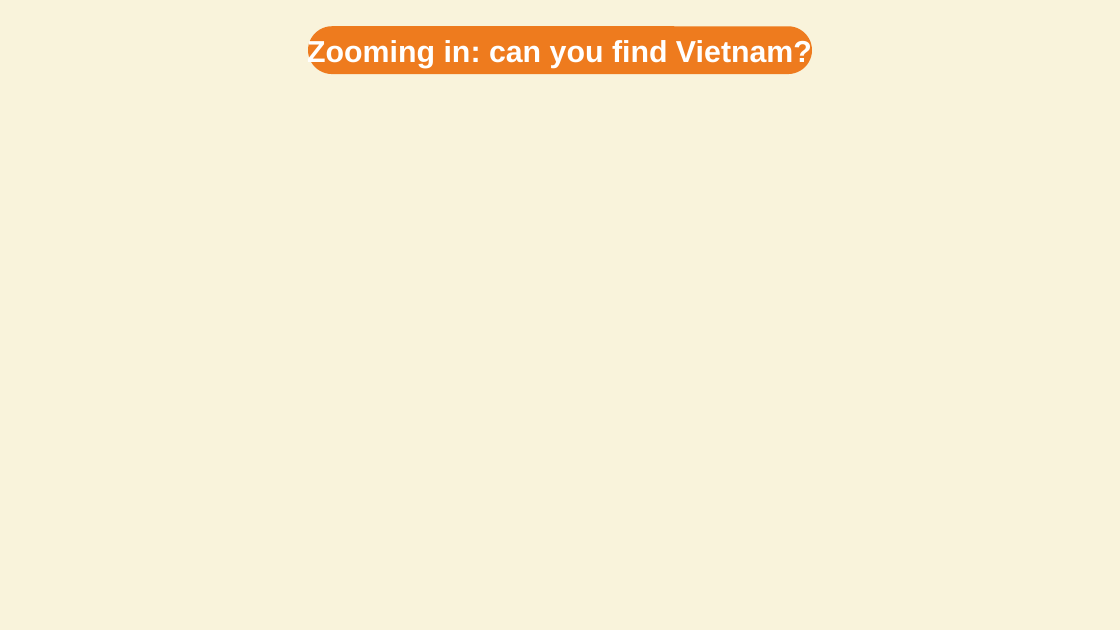
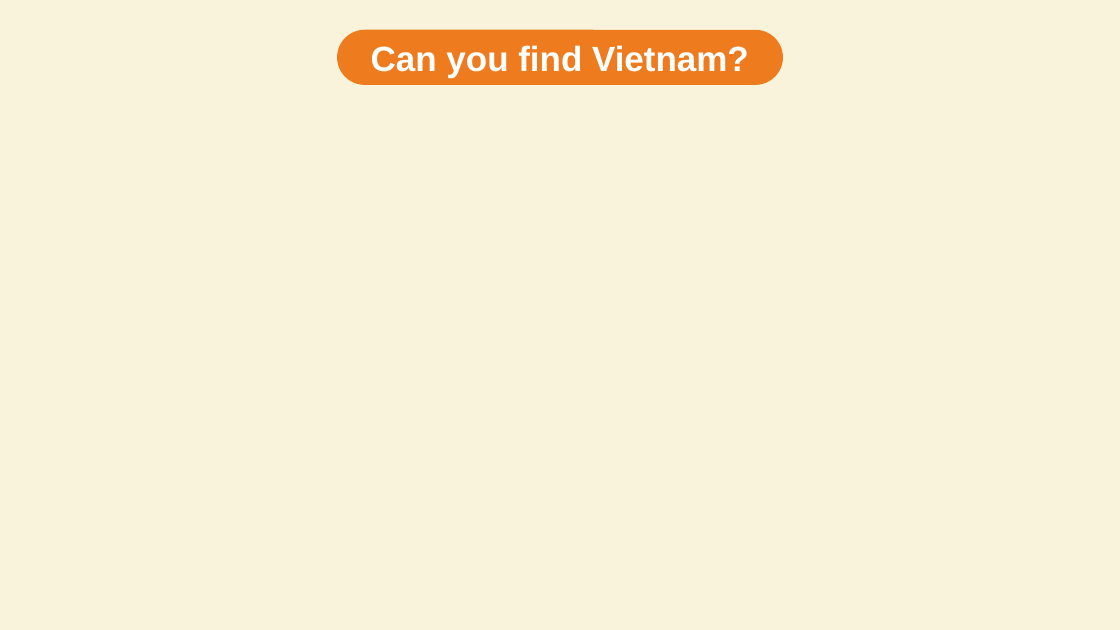
Before and after one commit to 5ubramAn007/sam-deck-host, a slide deck: slide 11 of sam_journey.pptx. Drawn at 1120x630 pixels with LibreOffice and Linux fonts; fonts in the diff are those of the drawing; background and template pictures are left out. Boxes give left, top, right and bottom in pixels: in the first picture for what was removed or moved away, otherwise in the second. Text is boxed around its words. In the diff, an @@ line names an element or a change of style, - is before the commit and + after.

```diff
--- a/sam_journey.pptx
+++ b/sam_journey.pptx
@@ rounded rectangle "Can you find Vietnam?": place and size @@
-rounded rectangle "Can you find Vietnam?" at bbox=[308, 26, 812, 74]
+rounded rectangle "Can you find Vietnam?" at bbox=[337, 29, 783, 85]
@@ text in rounded rectangle at bbox=[371, 45, 749, 78]: text changed; size 26 to 30 pt @@
-Zooming in: can you find Vietnam?
+Can you find Vietnam?
```
Also in this commit, not shown: 9 other slides changed.
